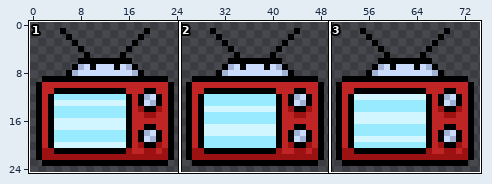
Sprite sheet -- ToastApocalypse/Assets/Sprite/Tile/Furniture/TV.png. The picture above shows the old version from afar; the outline marks the close-up.
Close-up. Earlier state:
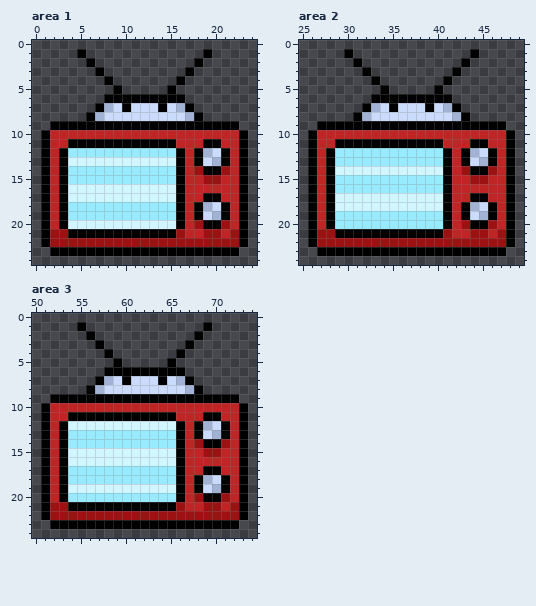
The file is 150x50 pixels, drawn in blocks of 2x2; one block is one cell here. Shown: area 1: x 0..24, y 0..24; area 2: x 25..49, y 0..24; area 3: x 50..74, y 0..24.
After the commit:
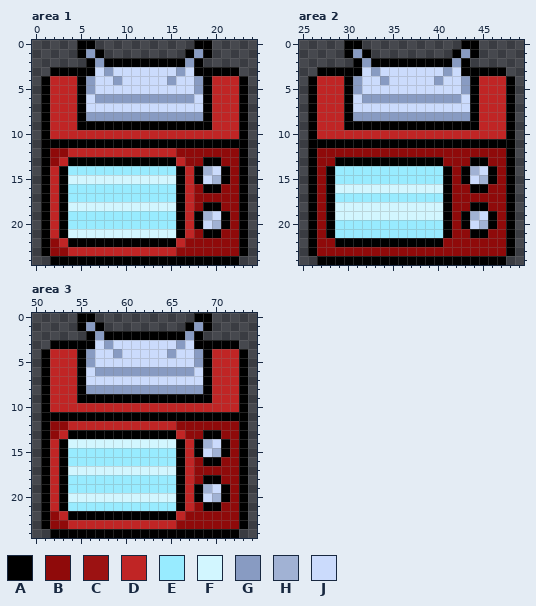
Palette (. is transparent): A #000000  B #8f0a0a  C #9c1212  D #c02525  E #98ebff  F #d2f6ff  G #889bc2  H #a1b2d4  J #cbdbfc
Edits made:
--- area 1
@@ x 0..24 @@
- 0 .........................
- 1 .....A.............A.....
- 2 ......A...........A......
- 3 .......A.........A.......
- 4 ........A.......A........
- 5 .........A.....A.........
- 6 ........AAAAAAAAA........
- 7 .......AHJAJJJAJHA.......
- 8 ......AHJJJJJJJJJHA......
- 9 ..AAAAAAAAAAAAAAAAAAAAA..
+ 0 .....AA...........AA.....
+ 1 .....AGA.........AGA.....
+ 2 ......AGAAAAAAAAAGA......
+ 3 ..AAAAAJGJJJJJJJGJAAAAA..
+ 4 .ADDDAGJJGJJJJJGJJGADDDA.
+ 5 .ADDDAGJJJJJJJJJJJGADDDA.
+ 6 .ADDDAJGGGGGGGGGGGJADDDA.
+ 7 .ADDDAJJJJJJJJJJJJJADDDA.
+ 8 .ADDDAGGGGGGGGGGGGGADDDA.
+ 9 .ADDDAAAAAAAAAAAAAAADDDA.
 10 .ADDDDDDDDDDDDDDDDDDDDDA.
-11 .ADDAAAAAAAAAAAADDDAADDA.
-12 .ADAEEEEEEEEEEEEADAHJADA.
-13 .ADAFFFFFFFFFFFFADAJHADA.
-14 .ADAEEEEEEEEEEEEADCAACDA.
-15 .ADAEEEEEEEEEEEEADDCCDDA.
-16 .ADAFFFFFFFFFFFFADDDDDDA.
-17 .ADAFFFFFFFFFFFFADDAADDA.
-18 .ADAEEEEEEEEEEEEADAHJADA.
-19 .ADAEEEEEEEEEEEEADAJHADA.
-20 .ADAFFFFFFFFFFFFADCAACDA.
-21 .ACCAAAAAAAAAAAACDDCCDCA.
-22 .ACCCCCCCCCCCCCCCCCCCCCA.
-23 ..AAAAAAAAAAAAAAAAAAAAA..
-24 .........................
+11 .AAAAAAAAAAAAAAAAAAAAAAA.
+12 .ABBDDDDDDDDDDDDBBBBBBBA.
+13 .ABDAAAAAAAAAAAADBBAABBA.
+14 .ADAEEEEEEEEEEEEADAHJABA.
+15 .ADAFFFFFFFFFFFFADAJHABA.
+16 .ADAEEEEEEEEEEEEADBAABBA.
+17 .ADAEEEEEEEEEEEEADBBBBBA.
+18 .ADAFFFFFFFFFFFFADBAABBA.
+19 .ADAEEEEEEEEEEEEADAHJABA.
+20 .ADAEEEEEEEEEEEEADAJHABA.
+21 .ADAFFFFFFFFFFFFADBAABBA.
+22 .ABDAAAAAAAAAAAADBBBBBBA.
+23 .ABBDDDDDDDDDDDDBBBBBBBA.
+24 ..AAAAAAAAAAAAAAAAAAAAA..
--- area 2
@@ x 25..49 @@
- 0 .........................
- 1 .....A.............A.....
- 2 ......A...........A......
- 3 .......A.........A.......
- 4 ........A.......A........
- 5 .........A.....A.........
- 6 ........AAAAAAAAA........
- 7 .......AHJAJJJAJHA.......
- 8 ......AHJJJJJJJJJHA......
- 9 ..AAAAAAAAAAAAAAAAAAAAA..
+ 0 .....AA...........AA.....
+ 1 .....AGA.........AGA.....
+ 2 ......AGAAAAAAAAAGA......
+ 3 ..AAAAAJGJJJJJJJGJAAAAA..
+ 4 .ADDDAGJJGJJJJJGJJGADDDA.
+ 5 .ADDDAGJJJJJJJJJJJGADDDA.
+ 6 .ADDDAJGGGGGGGGGGGJADDDA.
+ 7 .ADDDAJJJJJJJJJJJJJADDDA.
+ 8 .ADDDAGGGGGGGGGGGGGADDDA.
+ 9 .ADDDAAAAAAAAAAAAAAADDDA.
 10 .ADDDDDDDDDDDDDDDDDDDDDA.
-11 .ADDAAAAAAAAAAAADDDAADDA.
-12 .ADAEEEEEEEEEEEEADAHJADA.
-13 .ADAEEEEEEEEEEEEADAJHADA.
-14 .ADAFFFFFFFFFFFFADCAACDA.
-15 .ADAEEEEEEEEEEEEADDCCDDA.
-16 .ADAEEEEEEEEEEEEADDDDDDA.
-17 .ADAFFFFFFFFFFFFADDAADDA.
-18 .ADAFFFFFFFFFFFFADAHJADA.
-19 .ADAEEEEEEEEEEEEADAJHADA.
-20 .ADAEEEEEEEEEEEEADCAACDA.
-21 .ACCAAAAAAAAAAAACDDCCDCA.
-22 .ACCCCCCCCCCCCCCCCCCCCCA.
-23 ..AAAAAAAAAAAAAAAAAAAAA..
-24 .........................
+11 .AAAAAAAAAAAAAAAAAAAAAAA.
+12 .ABBBBBBBBBBBBBBBBBBBBBA.
+13 .ABBAAAAAAAAAAAABBBAABBA.
+14 .ABAEEEEEEEEEEEEABAHJABA.
+15 .ABAEEEEEEEEEEEEABAJHABA.
+16 .ABAFFFFFFFFFFFFABBAABBA.
+17 .ABAEEEEEEEEEEEEABBBBBBA.
+18 .ABAFFFFFFFFFFFFABBAABBA.
+19 .ABAFFFFFFFFFFFFABAHJABA.
+20 .ABAEEEEEEEEEEEEABAJHABA.
+21 .ABAEEEEEEEEEEEEABBAABBA.
+22 .ABBAAAAAAAAAAAABBBBBBBA.
+23 .ABBBBBBBBBBBBBBBBBBBBBA.
+24 ..AAAAAAAAAAAAAAAAAAAAA..
--- area 3
@@ x 50..74 @@
- 0 .........................
- 1 .....A.............A.....
- 2 ......A...........A......
- 3 .......A.........A.......
- 4 ........A.......A........
- 5 .........A.....A.........
- 6 ........AAAAAAAAA........
- 7 .......AHJAJJJAJHA.......
- 8 ......AHJJJJJJJJJHA......
- 9 ..AAAAAAAAAAAAAAAAAAAAA..
+ 0 .....AA...........AA.....
+ 1 .....AGA.........AGA.....
+ 2 ......AGAAAAAAAAAGA......
+ 3 ..AAAAAJGJJJJJJJGJAAAAA..
+ 4 .ADDDAGJJGJJJJJGJJGADDDA.
+ 5 .ADDDAGJJJJJJJJJJJGADDDA.
+ 6 .ADDDAJGGGGGGGGGGGJADDDA.
+ 7 .ADDDAJJJJJJJJJJJJJADDDA.
+ 8 .ADDDAGGGGGGGGGGGGGADDDA.
+ 9 .ADDDAAAAAAAAAAAAAAADDDA.
 10 .ADDDDDDDDDDDDDDDDDDDDDA.
-11 .ADDAAAAAAAAAAAADDDAADDA.
-12 .ADAFFFFFFFFFFFFADAHJADA.
-13 .ADAEEEEEEEEEEEEADAJHADA.
-14 .ADAEEEEEEEEEEEEADCAACDA.
-15 .ADAFFFFFFFFFFFFADDCCDDA.
-16 .ADAFFFFFFFFFFFFADDDDDDA.
-17 .ADAEEEEEEEEEEEEADDAADDA.
-18 .ADAEEEEEEEEEEEEADAHJADA.
-19 .ADAFFFFFFFFFFFFADAJHADA.
-20 .ADAEEEEEEEEEEEEADCAACDA.
-21 .ACCAAAAAAAAAAAACDDCCDCA.
-22 .ACCCCCCCCCCCCCCCCCCCCCA.
-23 ..AAAAAAAAAAAAAAAAAAAAA..
-24 .........................
+11 .AAAAAAAAAAAAAAAAAAAAAAA.
+12 .ABBDDDDDDDDDDDDBBBBBBBA.
+13 .ABDAAAAAAAAAAAADBBAABBA.
+14 .ADAFFFFFFFFFFFFADAHJABA.
+15 .ADAEEEEEEEEEEEEADAJHABA.
+16 .ADAEEEEEEEEEEEEADBAABBA.
+17 .ADAFFFFFFFFFFFFADBBBBBA.
+18 .ADAEEEEEEEEEEEEADBAABBA.
+19 .ADAEEEEEEEEEEEEADAHJABA.
+20 .ADAFFFFFFFFFFFFADAJHABA.
+21 .ADAEEEEEEEEEEEEADBAABBA.
+22 .ABDAAAAAAAAAAAADBBBBBBA.
+23 .ABBDDDDDDDDDDDDBBBBBBBA.
+24 ..AAAAAAAAAAAAAAAAAAAAA..
Pixel boxes of the changes (left, top, right, bottom) in both close-ups:
changed: (41, 40, 248, 265)
changed: (308, 40, 515, 265)
changed: (41, 313, 248, 538)
